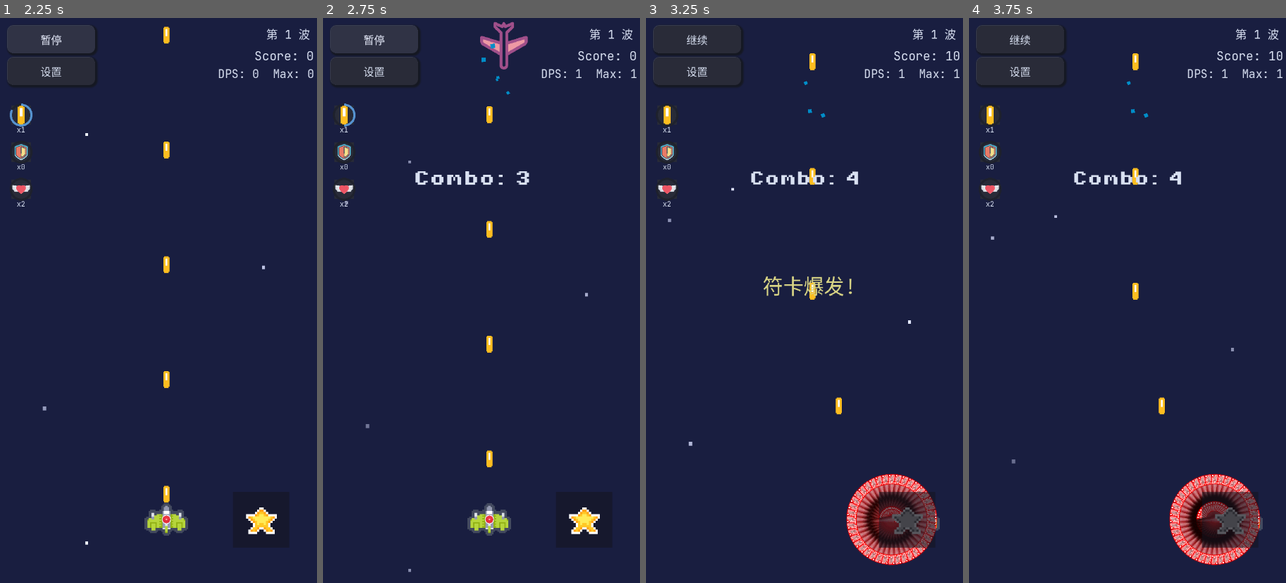
Above: before the commit, frames 1-4 (left to right).
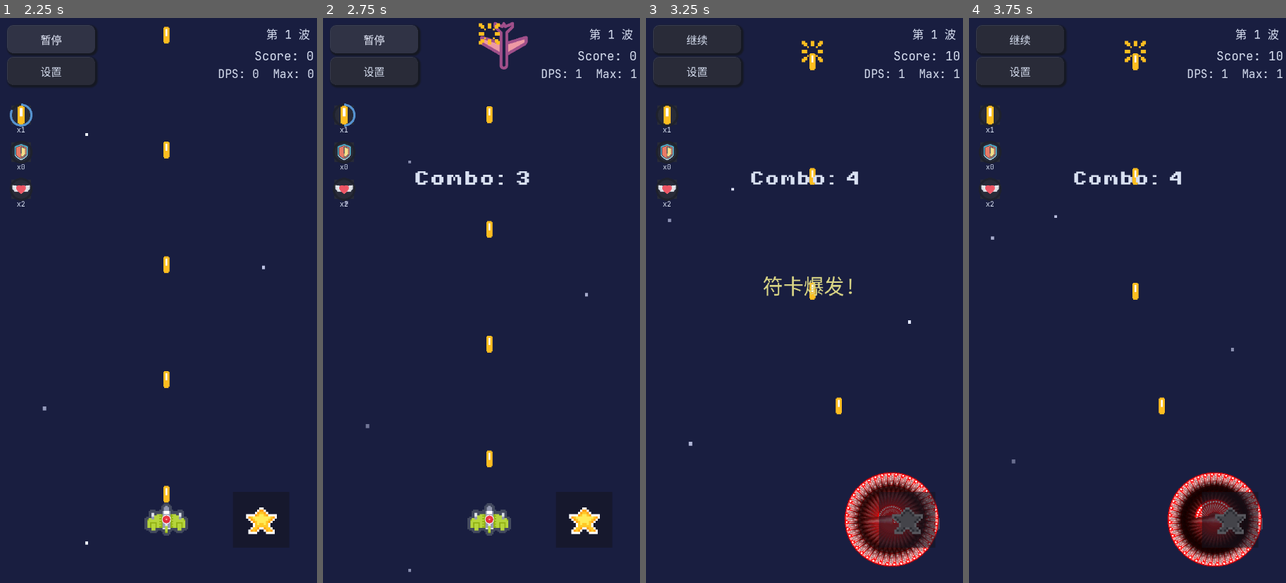
Above: after the commit, the same moments.

Repository: qingzhixing/plane-war
Game: Godot game, scene res://scenes/MainMenu.tscn
The game is run twice, just before and just after one commit, with the same random seed, the same clock (stepped at 60 frames per second) and the same inputs. Sound files missing from this copy of the repository are replaced by a short silence.
Inputs (mouse positions are in pixels of both pictures, inside the frame that each line leads up to):
- Up to frame 1 (2.25 s): click "开始游戏" at 0.5 s; click "暂停" at 1.25 s; click "继续" at 2 s
- Up to frame 2 (2.75 s): no input
- Up to frame 3 (3.25 s): tap Enter at 2.75 s; move the mouse to (874, 272) at 2.77 s; hold D from 2.78 s (still down); tap P at 2.85 s; click (874, 272) at 2.92 s; tap Space at 3.02 s
- Up to frame 4 (3.75 s): release D at 3.5 s; drag from (1064, 328) to (1241, 520) at 3.52 s

Frame 1 is identical in both runs. In frame 2, 0.1% of the frame differs, in the area x 49-60%, y 0-14%; in frame 3, 3.1%; in frame 4, 3.1%, in the area x 49-93%, y 4-98%.

Commit message:
🎨 UI: 实现 PlayerBullet 命中 VFX，统一唯一化节点引用与初始化
Co-Authored-By: Claude Sonnet 4.6 <noreply@anthropic.com>

Diff:
--- a/scenes/bullets/PlayerBullet.tscn
+++ b/scenes/bullets/PlayerBullet.tscn
@@ -2,9 +2,57 @@
 
 [ext_resource type="Script" uid="uid://dkesqeyvv67v1" path="res://scripts/bullets/PlayerBullet.gd" id="1_script"]
 [ext_resource type="Texture2D" uid="uid://bquveuxuu5fn7" path="res://assets/sprites/bullets/player_bullet.png" id="2_p7wmw"]
+[ext_resource type="Texture2D" uid="uid://goqqag6x1een" path="res://assets/sprites/vfx/player_bullet_hit.png" id="3_hit"]
 
 [sub_resource type="RectangleShape2D" id="RectangleShape2D_p7wmw"]
 size = Vector2(14, 38)
+
+[sub_resource type="Animation" id="Animation_hit"]
+resource_name = "hit"
+length = 0.2
+tracks/0/type = "value"
+tracks/0/imported = false
+tracks/0/enabled = true
+tracks/0/path = NodePath("Sprite2D:visible")
+tracks/0/interp = 1
+tracks/0/loop_wrap = true
+tracks/0/keys = {
+"times": PackedFloat32Array(0),
+"transitions": PackedFloat32Array(1),
+"update": 1,
+"values": [false]
+}
+tracks/1/type = "value"
+tracks/1/imported = false
+tracks/1/enabled = true
+tracks/1/path = NodePath("Hit:visible")
+tracks/1/interp = 1
+tracks/1/loop_wrap = true
+tracks/1/keys = {
+"times": PackedFloat32Array(0),
+"transitions": PackedFloat32Array(1),
+"update": 1,
+"values": [true]
+}
+tracks/2/type = "method"
+tracks/2/imported = false
+tracks/2/enabled = true
+tracks/2/path = NodePath(".")
+tracks/2/interp = 1
+tracks/2/loop_wrap = true
+tracks/2/keys = {
+"times": PackedFloat32Array(0.2),
+"transitions": PackedFloat32Array(1),
+"values": [{
+"args": [],
+"method": &"queue_free"
+}]
+}
+
+[sub_resource type="AnimationLibrary" id="AnimationLibrary_hit"]
+_data = {
+&"hit": SubResource("Animation_hit")
+}
 
 [node name="PlayerBullet" type="Area2D" unique_id=1489504139]
 z_index = 12
@@ -12,10 +60,22 @@
 script = ExtResource("1_script")
 
 [node name="Sprite2D" type="Sprite2D" parent="." unique_id=1435521287]
+unique_name_in_owner = true
 position = Vector2(0, 2.857143)
 scale = Vector2(2.355, 2.355)
 texture = ExtResource("2_p7wmw")
 
+[node name="Hit" type="Sprite2D" parent="." unique_id=-1282119735]
+unique_name_in_owner = true
+visible = false
+scale = Vector2(4, 4)
+texture = ExtResource("3_hit")
+
 [node name="CollisionShape2D" type="CollisionShape2D" parent="." unique_id=2068878352]
+unique_name_in_owner = true
 position = Vector2(0, 3)
 shape = SubResource("RectangleShape2D_p7wmw")
+
+[node name="AnimationPlayer" type="AnimationPlayer" parent="." unique_id=1837264905]
+unique_name_in_owner = true
+libraries/ = SubResource("AnimationLibrary_hit")
--- a/scenes/bullets/PlayerSpellBullet.tscn
+++ b/scenes/bullets/PlayerSpellBullet.tscn
@@ -33,11 +33,10 @@
 [sub_resource type="Animation" id="Animation_disappear"]
 resource_name = "disappear"
 length = 0.27
-loop_mode = 0
 tracks/0/type = "value"
 tracks/0/imported = false
 tracks/0/enabled = true
-tracks/0/path = NodePath("Sprite2D:visible")
+tracks/0/path = NodePath("BulletBody:visible")
 tracks/0/interp = 1
 tracks/0/loop_wrap = true
 tracks/0/keys = {
@@ -81,19 +80,22 @@
 [node name="PlayerSpellBullet" type="Area2D" unique_id=1650058168]
 z_index = 12
 z_as_relative = false
-scale = Vector2(1.5, 1.5)
+scale = Vector2(2, 2)
 script = ExtResource("1_script")
 
 [node name="CollisionShape2D" type="CollisionShape2D" parent="." unique_id=1578002511]
+unique_name_in_owner = true
 position = Vector2(0, 0.5833335)
 shape = SubResource("RectangleShape2D_unp5v")
 
-[node name="Sprite2D" type="Sprite2D" parent="." unique_id=1481864673]
+[node name="BulletBody" type="Sprite2D" parent="." unique_id=1481864673]
+unique_name_in_owner = true
 position = Vector2(0.195, 24)
 rotation = -1.5707964
 texture = ExtResource("2_tex")
 
 [node name="Disappear" type="AnimatedSprite2D" parent="." unique_id=1882116036]
+unique_name_in_owner = true
 visible = false
 position = Vector2(0.6666667, 5.3290705e-15)
 rotation = -1.5707964
@@ -101,4 +103,5 @@
 animation = &"disappear"
 
 [node name="AnimationPlayer" type="AnimationPlayer" parent="." unique_id=-1447602277]
+unique_name_in_owner = true
 libraries/ = SubResource("AnimationLibrary_spell_bullet")
--- a/scripts/bullets/PlayerBullet.gd
+++ b/scripts/bullets/PlayerBullet.gd
@@ -3,9 +3,15 @@
 ## 每秒最大转向角（弧度）；0 = 直线飞行
 var homing_strength: float = 0.0
 
+@onready var _anim_player: AnimationPlayer = %AnimationPlayer
+
+var _is_hit: bool = false
+
 
 func _ready() -> void:
 	super._ready()
+	%Sprite2D.visible = true
+	%Hit.visible = false
 
 
 func _process(delta: float) -> void:
@@ -20,6 +26,31 @@
 	super._process(delta)
 
 
+func _on_area_entered(area: Node) -> void:
+	if _is_hit:
+		return
+	if area.is_in_group("enemy") or area.is_in_group("boss"):
+		var dealt_damage := damage
+		if area.is_in_group("boss"):
+			dealt_damage = max(1, int(round(float(damage) * _boss_damage_multiplier)))
+		if area.has_method("apply_damage"):
+			area.apply_damage(dealt_damage)
+			get_tree().call_group("battle_stats_manager", "record_player_damage", dealt_damage, area)
+		if _penetration_left > 0:
+			_penetration_left -= 1
+			return
+		_play_hit()
+		return
+	super._on_area_entered(area)
+
+
+func _play_hit() -> void:
+	_is_hit = true
+	set_process(false)
+	%CollisionShape2D.set_deferred("disabled", true)
+	_anim_player.play("hit")
+
+
 func _find_nearest_enemy() -> Node2D:
 	var closest: Node2D = null
 	var closest_dist := INF
--- a/scripts/bullets/PlayerSpellBullet.gd
+++ b/scripts/bullets/PlayerSpellBullet.gd
@@ -2,13 +2,15 @@
 ## 符卡径向弹幕：仅销毁碰到的敌弹，不全场清弹；命中敌机逻辑同 BulletBase。
 ## 贴图默认朝向上方（-Y）；按飞行方向旋转整节点（含碰撞体）。
 
-@onready var _anim_player: AnimationPlayer = $AnimationPlayer
+@onready var _anim_player: AnimationPlayer = %AnimationPlayer
 
 var _is_disappearing: bool = false
 
 
 func _ready() -> void:
 	super._ready()
+	%BulletBody.visible = true
+	%Disappear.visible = false
 	_apply_rotation_from_direction()
 
 
@@ -46,6 +48,6 @@
 func _play_disappear() -> void:
 	_is_disappearing = true
 	set_process(false)
-	$CollisionShape2D.set_deferred("disabled", true)
-	$Disappear.play("disappear")
+	%CollisionShape2D.set_deferred("disabled", true)
+	%Disappear.play("disappear")
 	_anim_player.play("disappear")
Binary file added: assets/sprites/vfx/player_bullet_hit.png
Not shown, added: assets/sprites/vfx/player_bullet_hit.png.import
